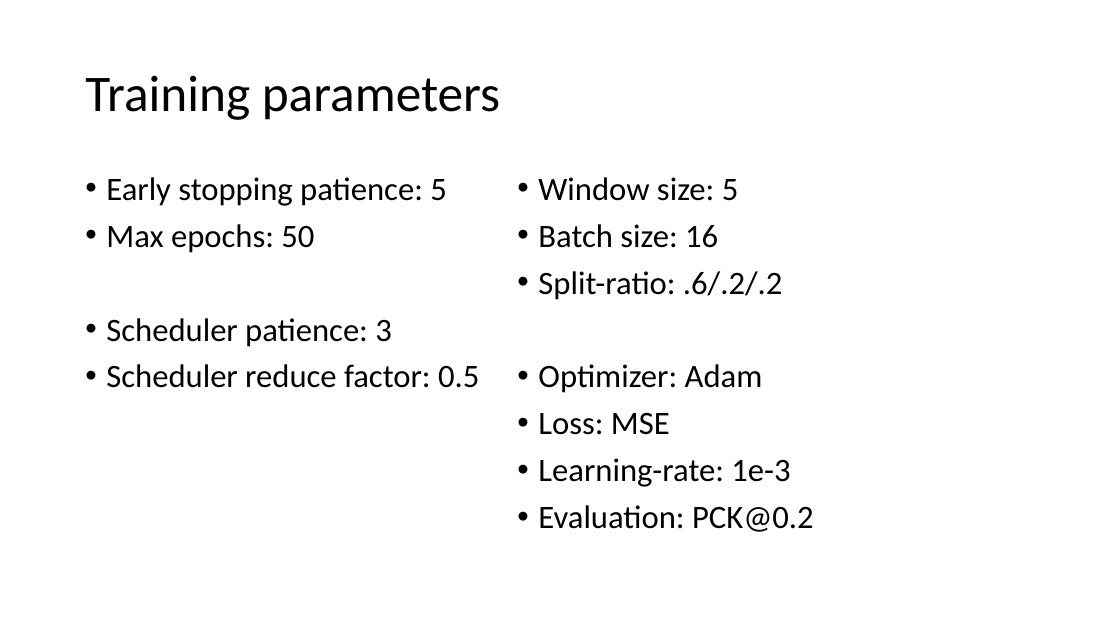
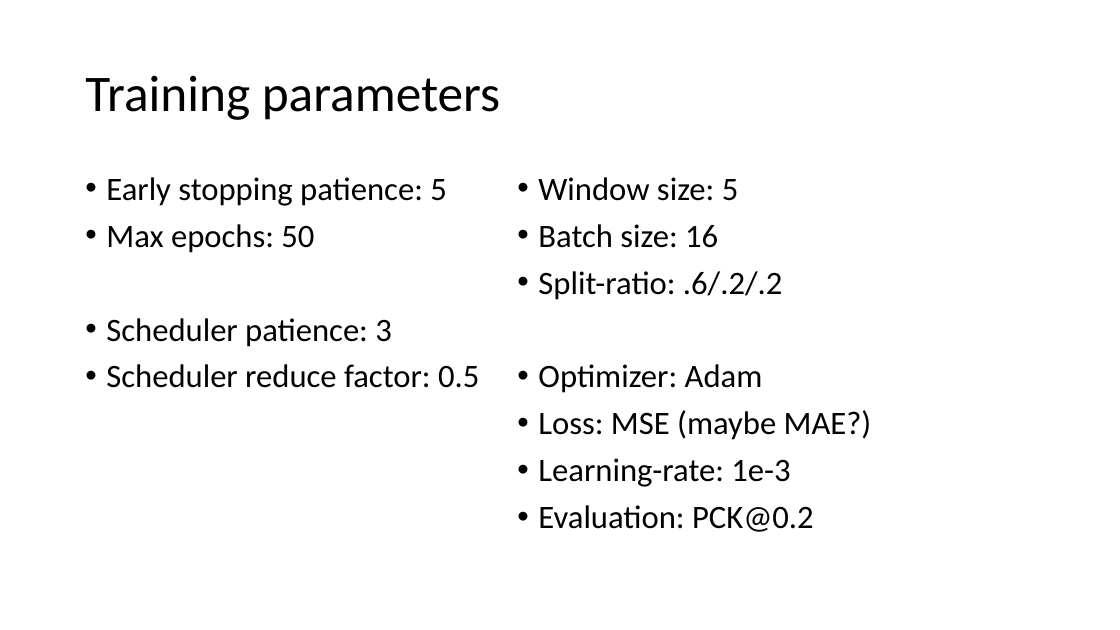
Before and after one commit to AndreOskarAndersen/master_thesis, a slide deck: slide 2 of other/meetings/28_3_23.pptx. Drawn at 1120x630 pixels with LibreOffice and Linux fonts; fonts in the diff are those of the drawing. Boxes give left, top, right and bottom in pixels: in the first picture for what was removed or moved away, otherwise in the second. Text is boxed around its words. In the diff, an @@ line names an element or a change of style, - is before the commit and + after.

```diff
--- a/other/meetings/28_3_23.pptx
+++ b/other/meetings/28_3_23.pptx
@@ text at (538, 410, 872, 440): text changed @@
-• Loss: MSE
+• Loss: MSE (maybe MAE?)
```
Also in this commit, not shown: 3 other slides changed, 6 other files.
